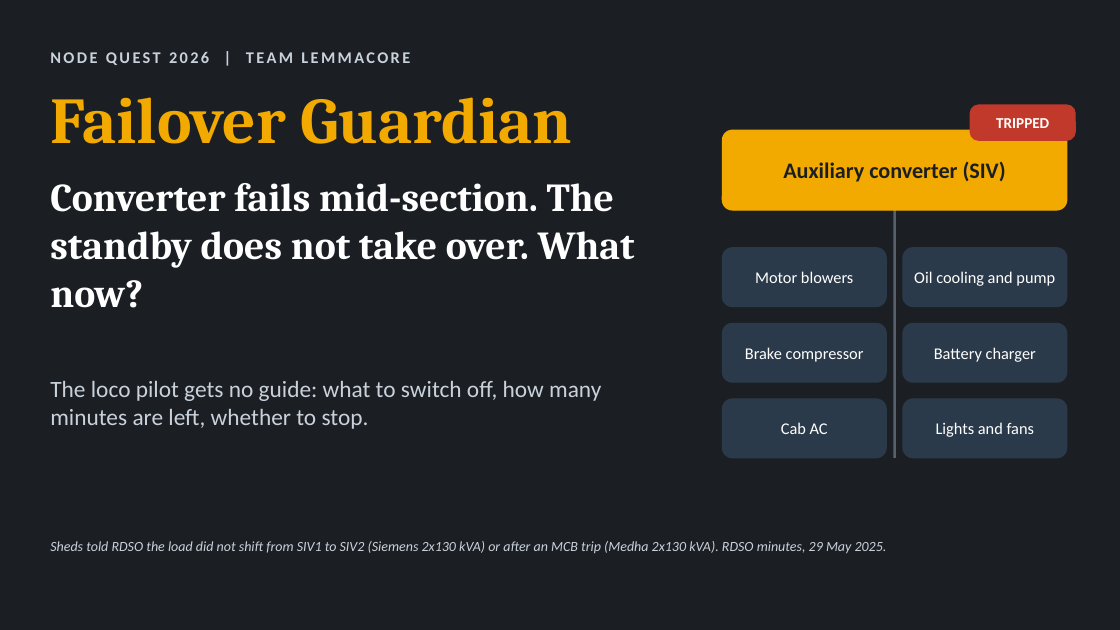
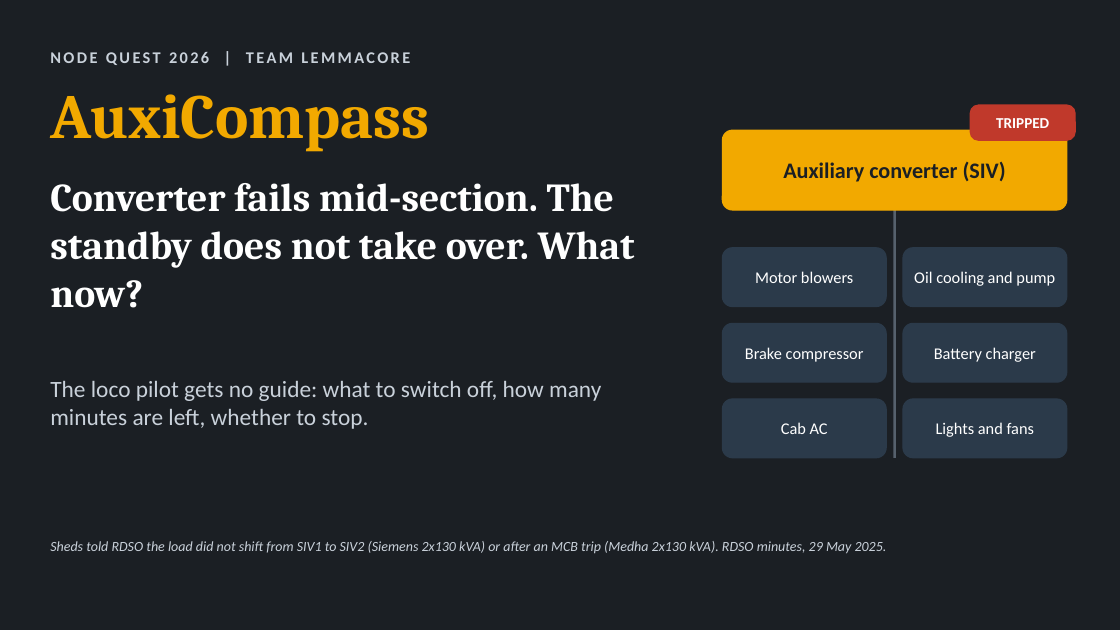
Before and after one commit to Kshitij-Prakash10/LemmaCore, a slide deck: slide 1 of slides/FailoverGuardian.pptx. Drawn at 1120x630 pixels with LibreOffice and Linux fonts; fonts in the diff are those of the drawing. Boxes give left, top, right and bottom in pixels: in the first picture for what was removed or moved away, otherwise in the second. Text is boxed around its words. In the diff, an @@ line names an element or a change of style, - is before the commit and + after.

Commit message:
docs: AuxiCompass deck with team edits, alignment fixes, and PDF export

```diff
--- a/slides/FailoverGuardian.pptx
+++ b/slides/FailoverGuardian.pptx
@@ text at (50,94,430,152): text changed; size 56 to 54 pt @@
-Failover Guardian
+AuxiCompass
```
Also in this commit, not shown: 6 other slides changed, 1 other file.
